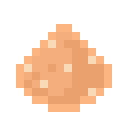
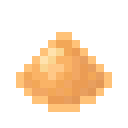
Two versions of the same layered image (128 × 128). Layer-by-layer changes:
added layer "Bright" above "HIghlight" over [40, 48, 56, 64]
painted on "HIghlight" over [24, 40, 96, 96]
painted on "Light" over [24, 32, 72, 96]
added layer "Light-Medium" above "Medium" over [32, 56, 72, 88]
painted on "Medium" over [24, 40, 96, 96]
added layer "Medium-Dark" above "Dark" over [24, 56, 80, 96]
painted on "Dark" over [24, 40, 104, 104]
added layer "Darker" above "Darkest" over [64, 56, 104, 104]
painted on "Darkest" over [64, 56, 104, 104]
painted on "Border" over [16, 24, 112, 112]
